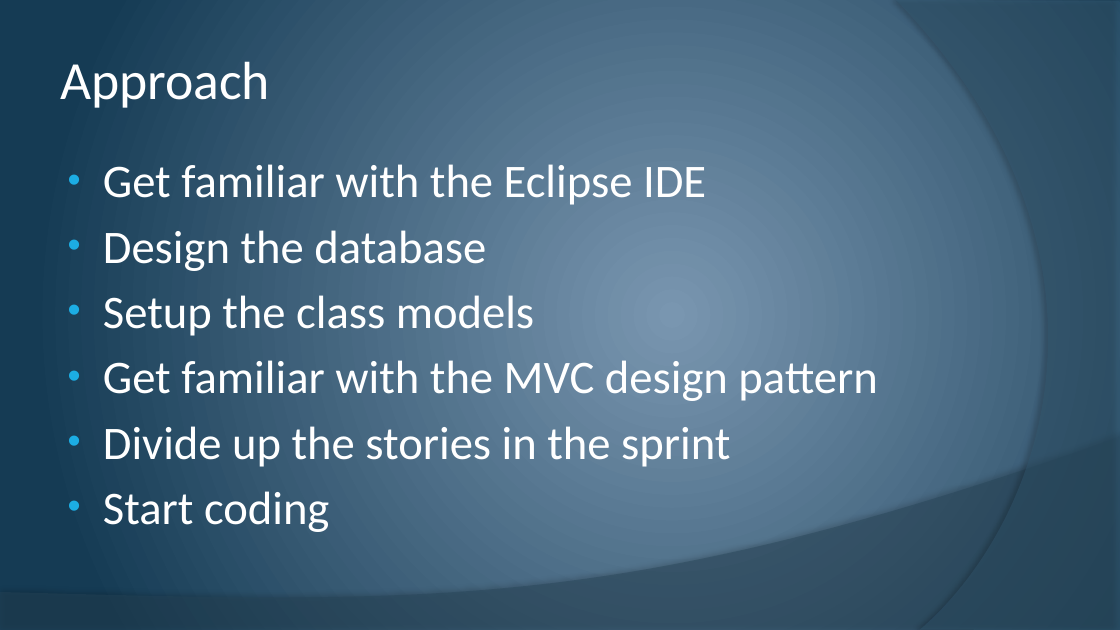
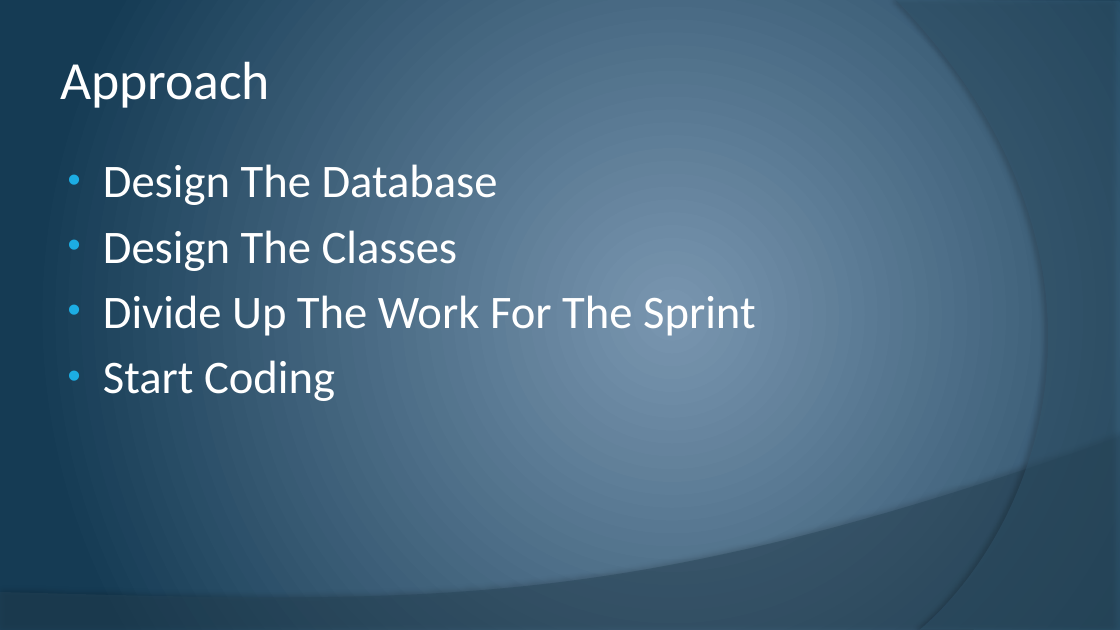
Before and after one commit to cstultz/cis234, a slide deck: slide 4 of assigns/assign10/t1-a10.pptx (slide 12 before the commit). Drawn at 1120x630 pixels with LibreOffice and Linux fonts; fonts in the diff are those of the drawing. Boxes give left, top, right and bottom in pixels: in the first picture for what was removed or moved away, otherwise in the second. Text is boxed around its words. In the diff, an @@ line names an element or a change of style, - is before the commit and + after.

```diff
--- a/assigns/assign10/t1-a10.pptx
+++ b/assigns/assign10/t1-a10.pptx
@@ text at (x1=103, y1=164, x2=755, y2=401): text changed @@
-• Get familiar with the Eclipse IDE
-• Design the database
-• Setup the class models
-• Get familiar with the MVC design pattern
-• Divide up the stories in the sprint
-• Start coding
+• Design The Database
+• Design The Classes
+• Divide Up The Work For The Sprint
+• Start Coding
```
Also in this commit, not shown: 10 other slides changed, 2 slides added, 1 slide removed.
